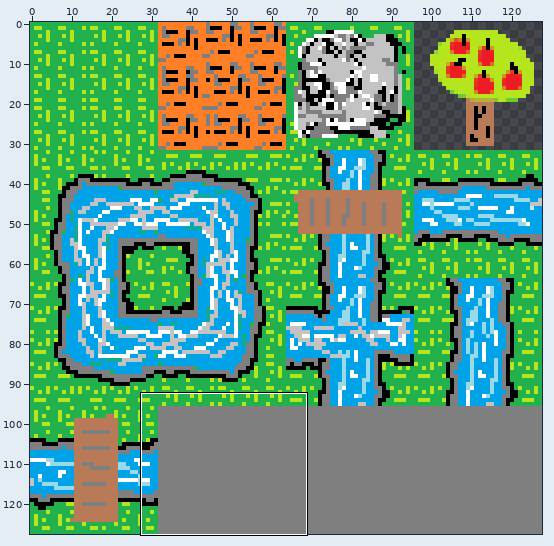
File history of a sprite sheet, res/textures/sheet.png. The first picture is a wide view before the edit; the outline marks the close-up.
Close-up. Before the edit:
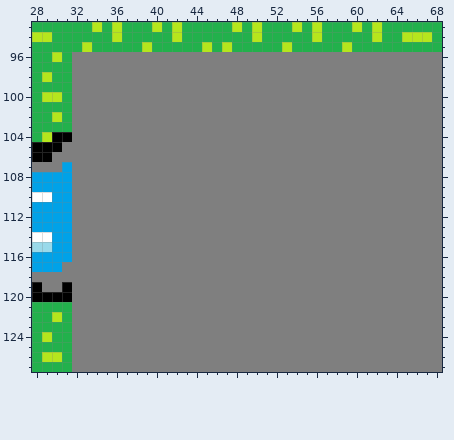
The file is 128x128 pixels. Colours within 5 levels of each other are drawn and written as one. Shown: x 28..68, y 93..127.
Once edited:
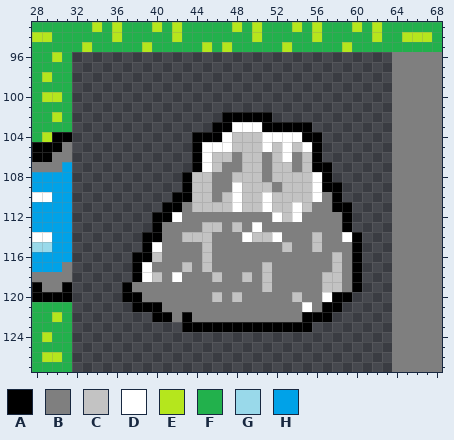
Palette (. is transparent): A #000000  B #7f7f7f  C #c3c3c3  D #ffffff  E #b5e61d  F #22b14c  G #99d9ea  H #00a2e8
From old to new:
Colour A replaces colour B in row 102 at x 47 to 51; in row 103 at x 46 to 47 and 51 to 55; in row 104 at x 44 to 46 and 55 to 56; in rows 105 to 106 at x 44 and 56; in row 107 at x 44 and 56 to 57; in row 108 at x 43 and 57.
Colour A replaces colour B in row 109 at x 43 and 57 to 58; in row 110 at x 42 to 43 and 58; in row 111 at x 41 to 42 and 58 to 59; in row 112 at x 40 to 41 and 59; in row 113 at x 40 and 59; in row 114 at x 39 to 40 and 60.
Colour A replaces colour B in row 115 at x 39 and 60; in row 116 at x 38 to 39 and 60; in rows 117 to 118 at x 38 and 60; in row 119 at x 37 and 60; in row 120 at x 37 to 38 and 58 to 59; in row 121 at x 38 to 40 and 57 to 58.
Colour A replaces colour B in row 122 at x 40 to 41, 43 and 55 to 57; in row 123 at x 43 to 55.
Colour C replaces colour B in row 104 at x 48 to 50; in row 105 at x 48 to 50, 52 and 54; in row 106 at x 46 to 47, 49 to 50, 52 and 55; in row 107 at x 46, 49 to 50, 52 to 53 and 55; in row 108 at x 44 to 45, 48 to 50 and 52 to 55; in row 109 at x 44 to 45, 49 to 51 and 53 to 55.
Colour C replaces colour B in row 110 at x 44 to 45, 47, 49 to 50 and 52 to 55; in row 111 at x 44 to 47, 49 to 50, 52 to 53 and 55; in row 112 at x 53; in row 113 at x 45 to 46 and 48; in row 114 at x 43 to 45, 50 to 51 and 56; in row 115 at x 45, 53 and 56.
Colour C replaces colour B in row 116 at x 40, 45 and 58; in row 117 at x 43, 45, 51 and 58; in row 118 at x 40, 46, 49, 51 and 57 to 58; in row 119 at x 51 and 57 to 58; in row 120 at x 46, 48 and 54.
Colour D replaces colour B in row 103 at x 48 to 50; in row 104 at x 47 and 51 to 54; in row 105 at x 45 to 47, 51, 53 and 55; in row 106 at x 45 and 53; in row 107 at x 45; in row 108 at x 56.
Colour D replaces colour B in row 109 at x 48 and 56; in row 110 at x 48, 51 and 56; in row 111 at x 48, 51 and 54; in row 112 at x 42, 52 and 54; in row 113 at x 50; in row 114 at x 49, 52 and 59.
Colour D replaces colour B in row 115 at x 40; in row 117 at x 39; in row 118 at x 39 and 42; in row 120 at x 57; in row 121 at x 55.
Colour B is removed in rows 96 to 101 at x 32 to 63; in row 102 at x 32 to 46 and 52 to 63; in row 103 at x 32 to 45 and 56 to 63; in rows 104 to 106 at x 32 to 43 and 57 to 63; in row 107 at x 32 to 43 and 58 to 63; in row 108 at x 32 to 42 and 58 to 63.
Colour B is removed in row 109 at x 32 to 42 and 59 to 63; in row 110 at x 32 to 41 and 59 to 63; in row 111 at x 32 to 40 and 60 to 63; in rows 112 to 113 at x 32 to 39 and 60 to 63; in rows 114 to 115 at x 32 to 38 and 61 to 63; in rows 116 to 118 at x 32 to 37 and 61 to 63.
Colour B is removed in row 119 at x 32 to 36 and 61 to 63; in row 120 at x 32 to 36 and 60 to 63; in row 121 at x 32 to 37 and 59 to 63; in row 122 at x 32 to 39 and 58 to 63; in row 123 at x 32 to 42 and 56 to 63; in rows 124 to 127 at x 32 to 63.
Where, in picture pixels (left, top, right, bottom), the same in both close-ups:
changed: (72, 52, 392, 372)
